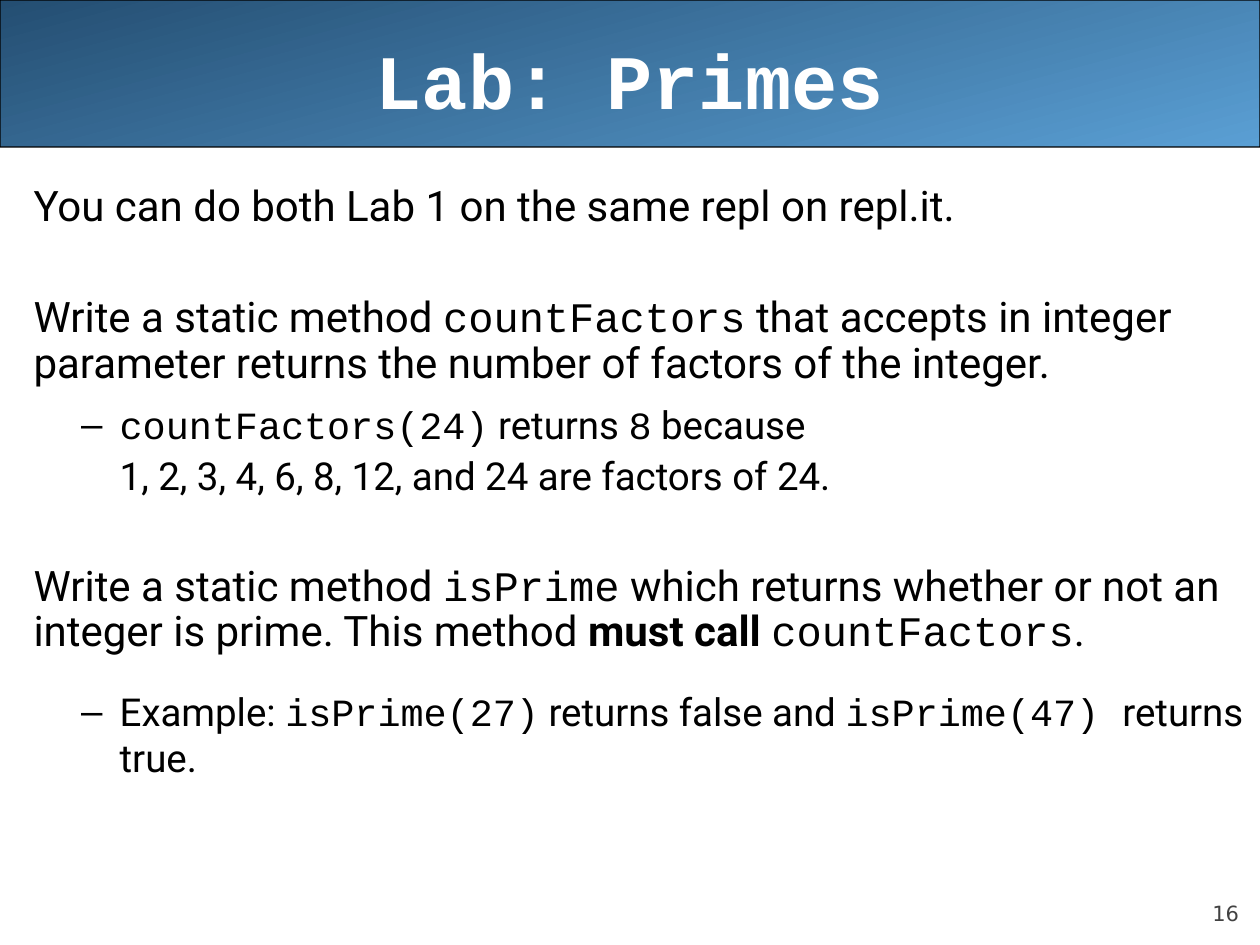
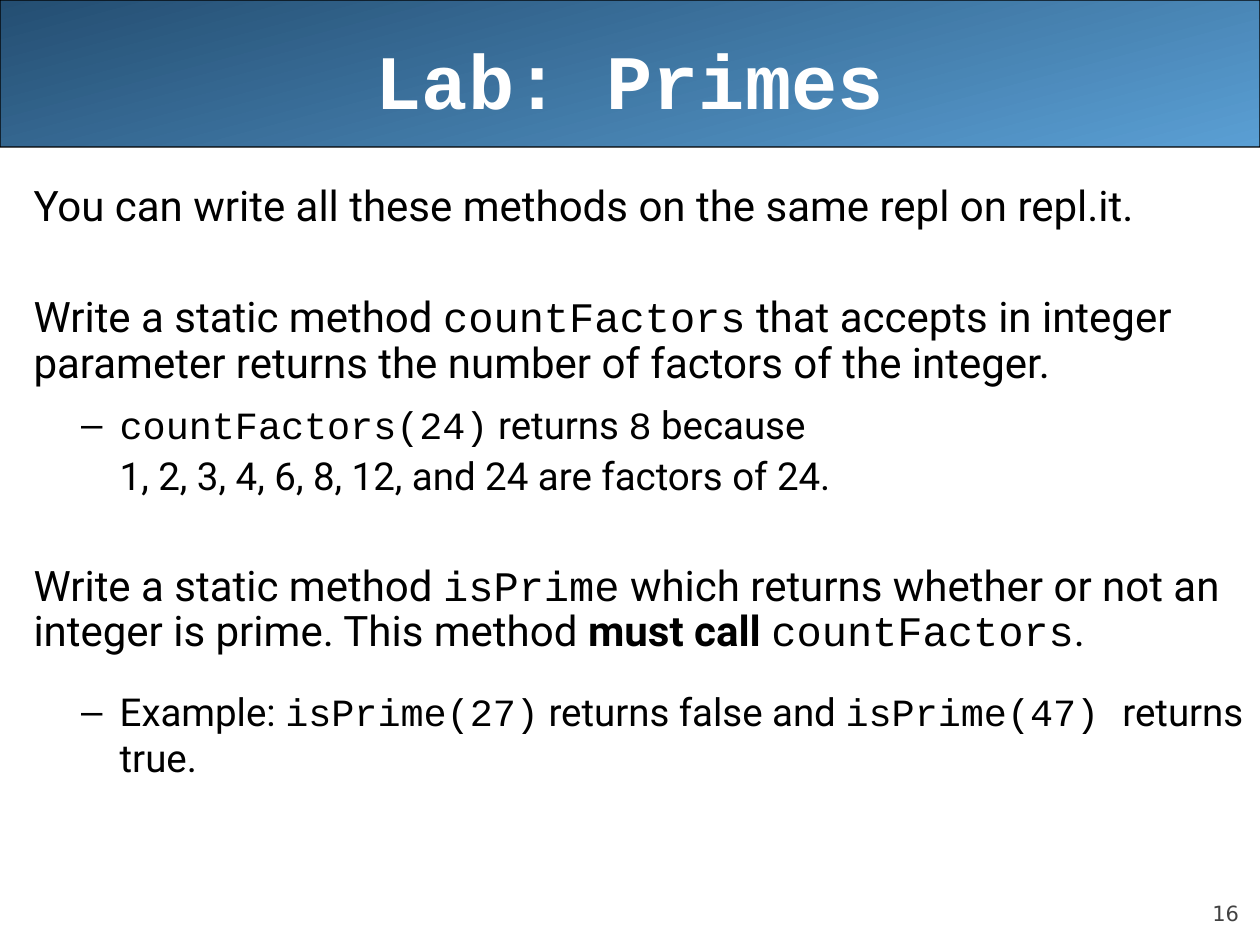
Before and after one commit to LongBaoNguyen/longbaonguyen.github.io, a slide deck: slide 16 of courses/apcsa/lecture10.ppt. Drawn at 1260x945 pixels with LibreOffice and Linux fonts; fonts in the diff are those of the drawing. Boxes give left, top, right and bottom in pixels: in the first picture for what was removed or moved away, otherwise in the second. Text is boxed around its words. In the diff, an @@ line names an element or a change of style, - is before the commit and + after.

```diff
--- a/courses/apcsa/lecture10.ppt
+++ b/courses/apcsa/lecture10.ppt
@@ text at (x1=34, y1=189, x2=1134, y2=230): text changed @@
-You can do both Lab 1 on the same repl on repl.it.
+You can write all these methods on the same repl on repl.it.
```
Also in this commit, not shown: 1 slide added, 7 other files.
